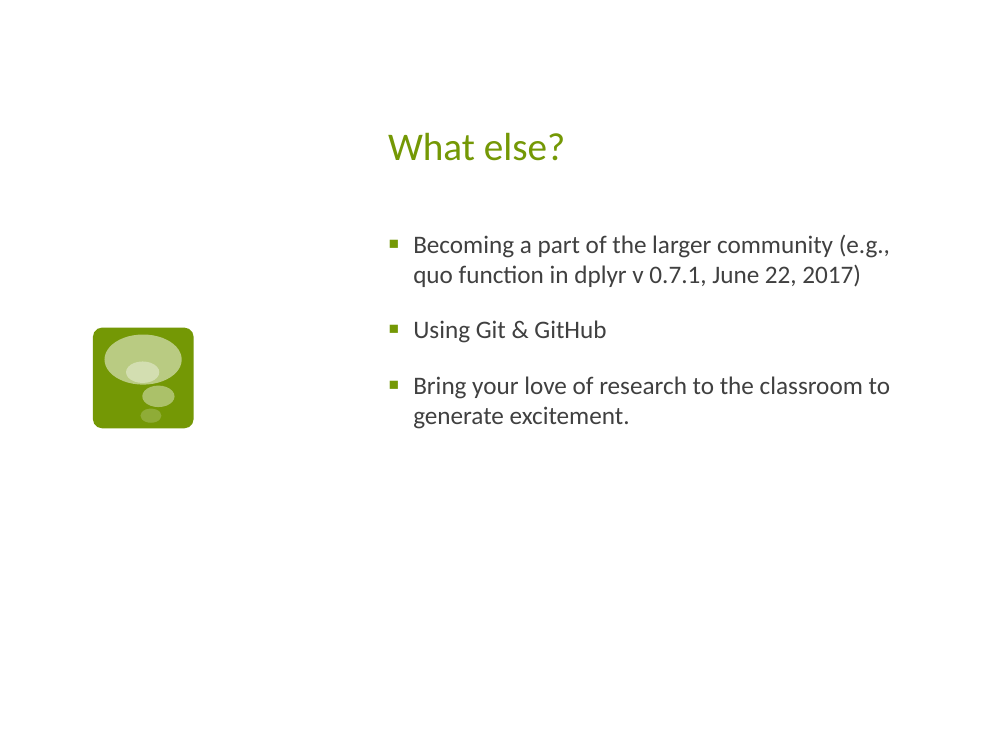
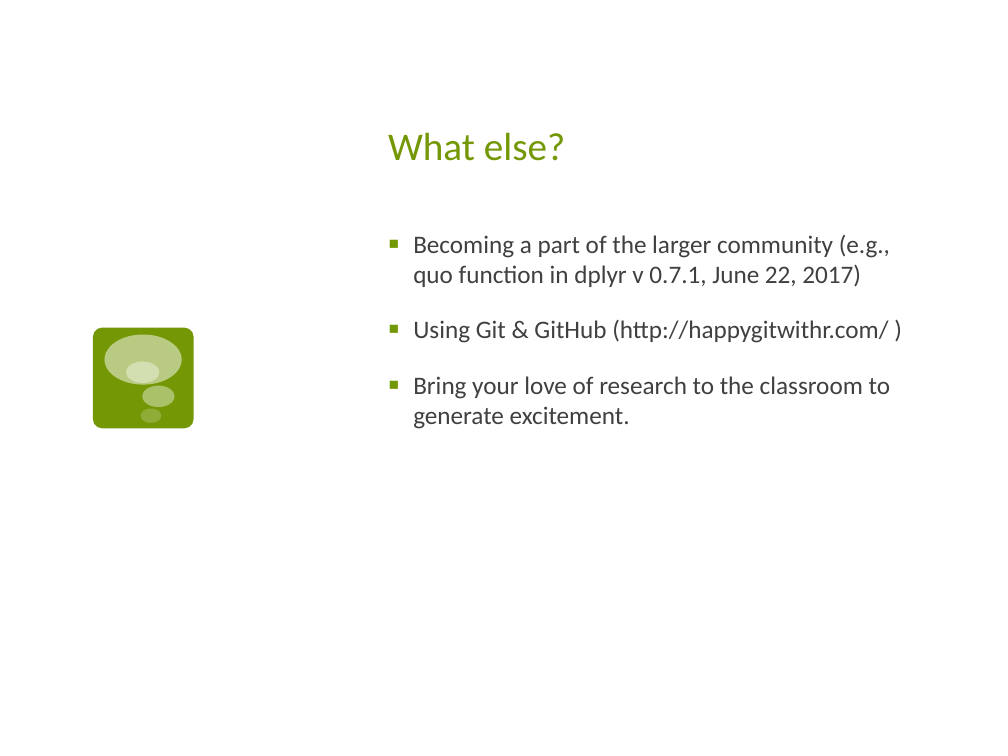
Before and after one commit to Amherst-Statistics/Modernizing-Undergrad-Stat-Curric, a slide deck: slide 10 of skillsForResearch_JSM17_JoHardin.pptx. Drawn at 1008x756 pixels with LibreOffice and Linux fonts; fonts in the diff are those of the drawing. Boxes give left, top, right and bottom in pixels: in the first picture for what was removed or moved away, otherwise in the second. Text is boxed around its words. In the diff, an @@ line names an element or a change of style, - is before the commit and + after.

```diff
--- a/skillsForResearch_JSM17_JoHardin.pptx
+++ b/skillsForResearch_JSM17_JoHardin.pptx
@@ text at (x1=413, y1=320, x2=888, y2=343): text changed @@
-▪ Using Git & GitHub
+▪ Using Git & GitHub (http://happygitwithr.com/ )
```
Also in this commit, not shown: 1 other file.
